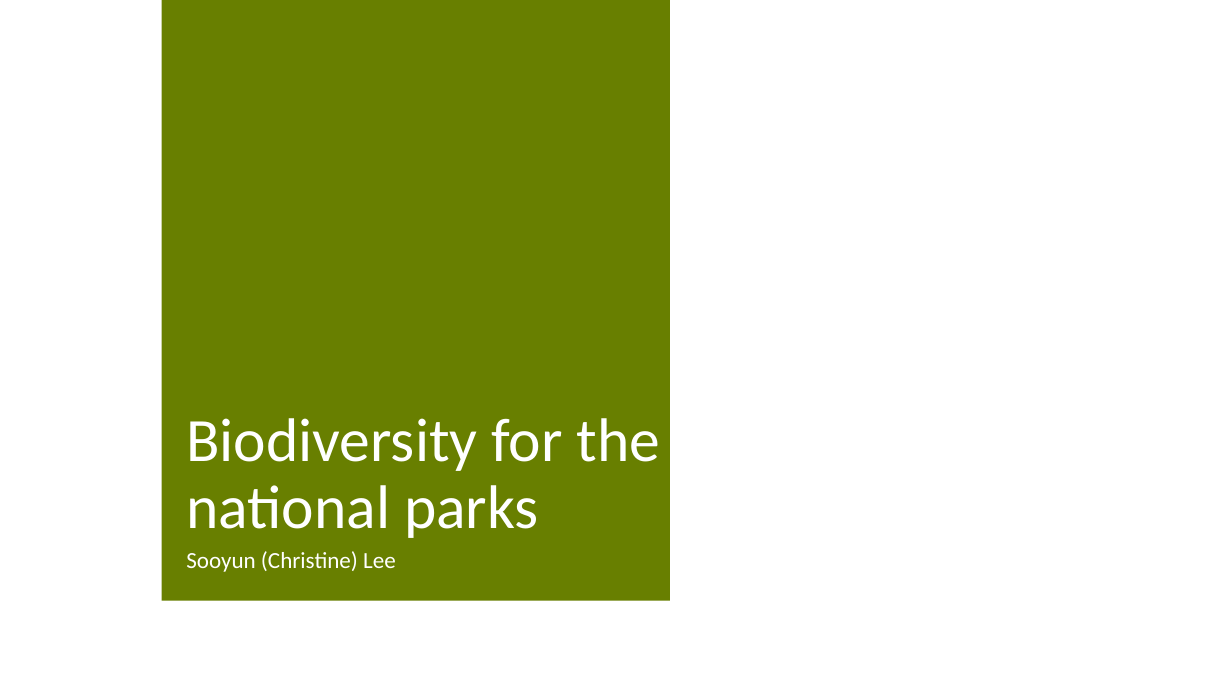
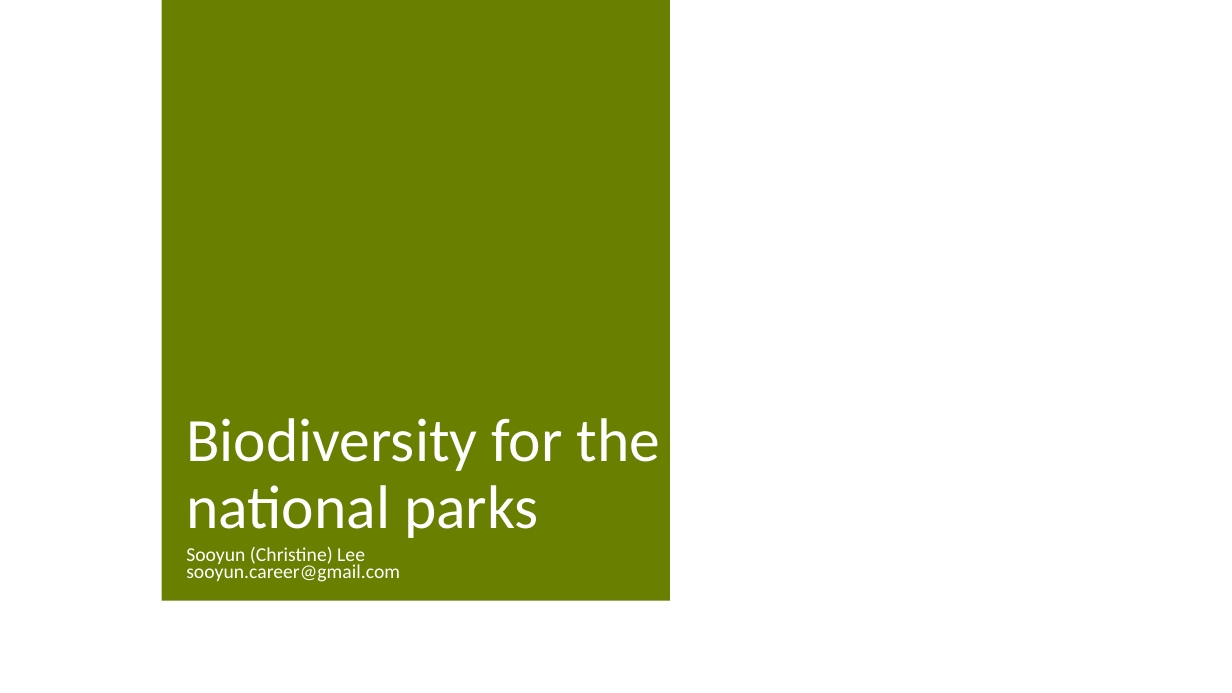
Before and after one commit to iamchristinelee/codeacademy, a slide deck: slide 1 of DataScience/Capstone/biodiversity.pptx. Drawn at 1232x693 pixels with LibreOffice and Linux fonts; fonts in the diff are those of the drawing; background and template pictures are left out. Boxes give left, top, right and bottom in pixels: in the first picture for what was removed or moved away, otherwise in the second. Text is boxed around its words. In the diff, an @@ line names an element or a change of style, - is before the commit and + after.

```diff
--- a/DataScience/Capstone/biodiversity.pptx
+++ b/DataScience/Capstone/biodiversity.pptx
@@ subtitle at [186,561,400,582]: paragraph added @@
+sooyun.career@gmail.com
@@ subtitle at [186,547,365,567]: size 18 to 15.3 pt in "Sooyun (Christine) Lee"; line spacing 0.9 to 0.7 @@
```
Also in this commit, not shown: 1 other file.
